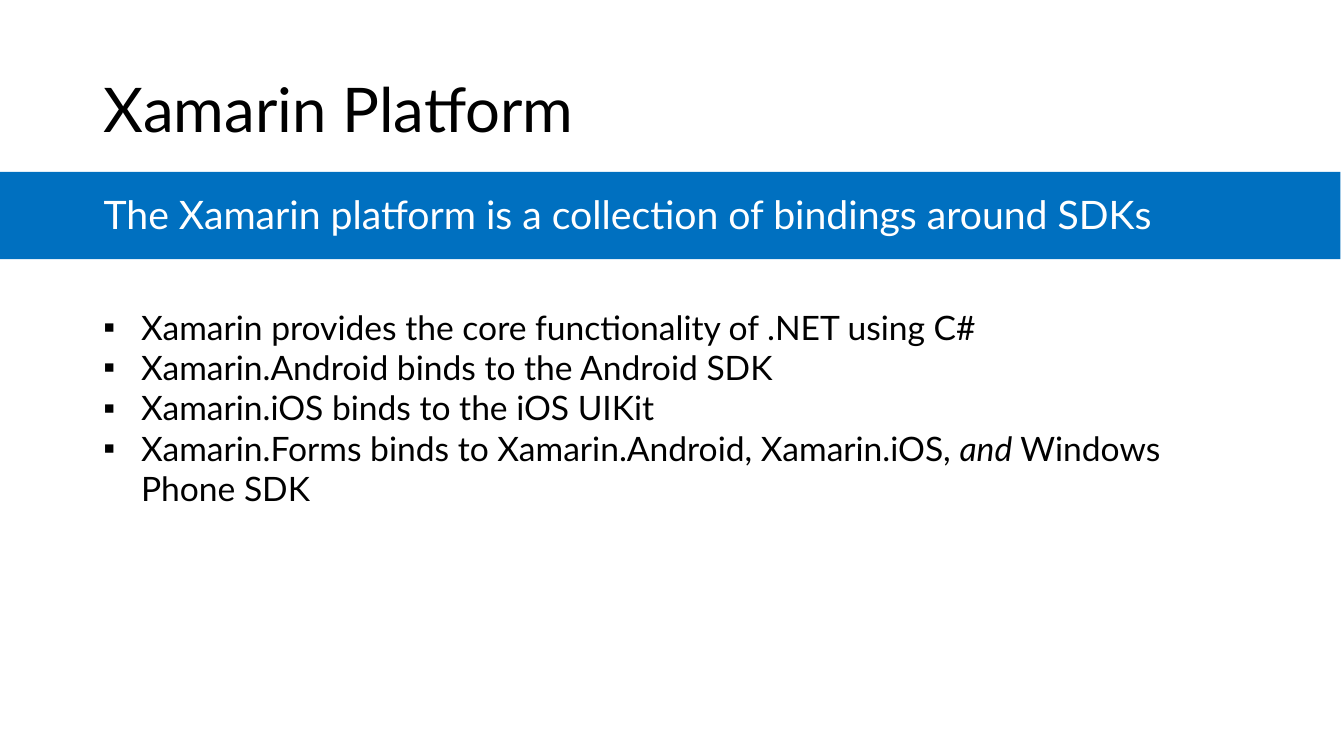
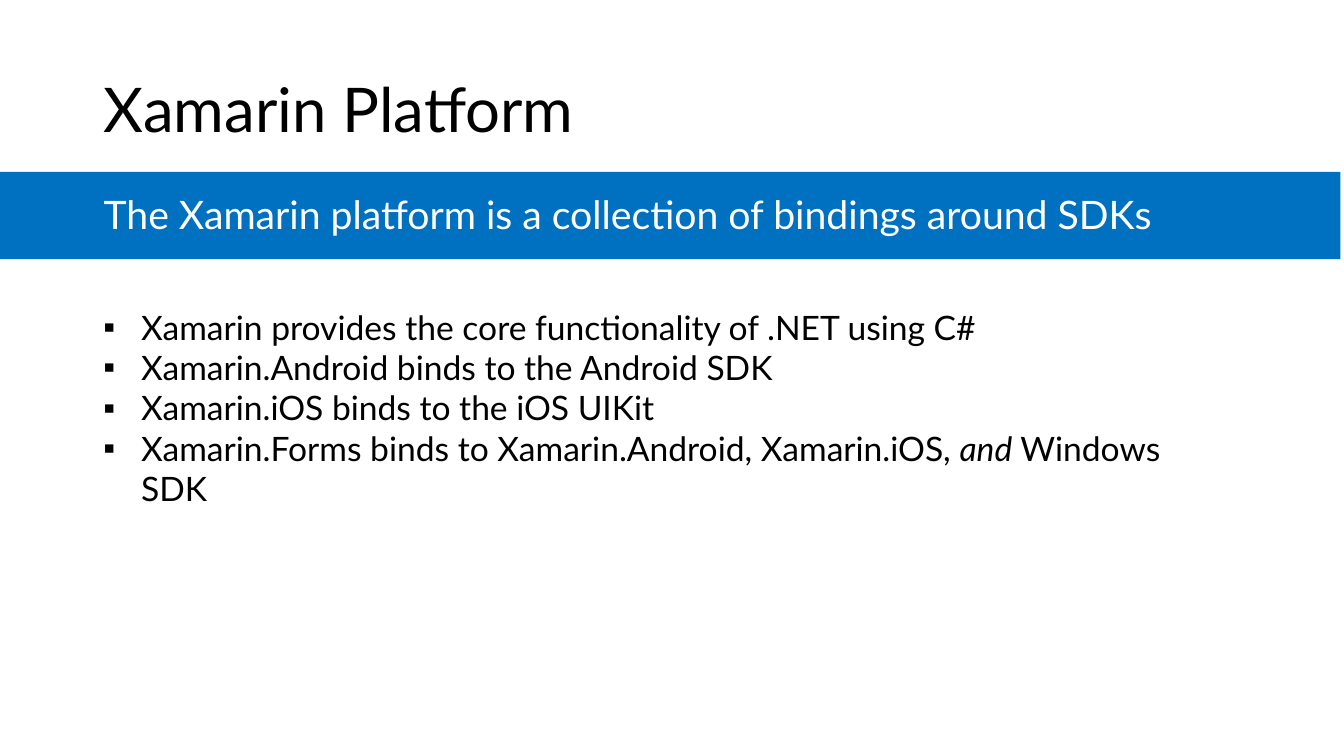
Before and after one commit to microsoft/AcademicContent, a slide deck: slide 20 of Complimentary Course Content/Module3/Lessons/Module3_Lesson02 Understanding Xamarin.pptx. Drawn at 1344x756 pixels with LibreOffice and Linux fonts; fonts in the diff are those of the drawing. Boxes give left, top, right and bottom in pixels: in the first picture for what was removed or moved away, otherwise in the second. Text is boxed around its words. In the diff, an @@ line names an element or a change of style, - is before the commit and + after.

```diff
--- a/Complimentary Course Content/Module3/Lessons/Module3_Lesson02 Understanding Xamarin.pptx
+++ b/Complimentary Course Content/Module3/Lessons/Module3_Lesson02 Understanding Xamarin.pptx
@@ text at [141, 436, 1160, 502]: text changed @@
-▪ Xamarin.Forms binds to Xamarin.Android, Xamarin.iOS, and Windows Phone SDK
+▪ Xamarin.Forms binds to Xamarin.Android, Xamarin.iOS, and Windows SDK
```
Also in this commit, not shown: 2 other slides changed, 9 other files.
